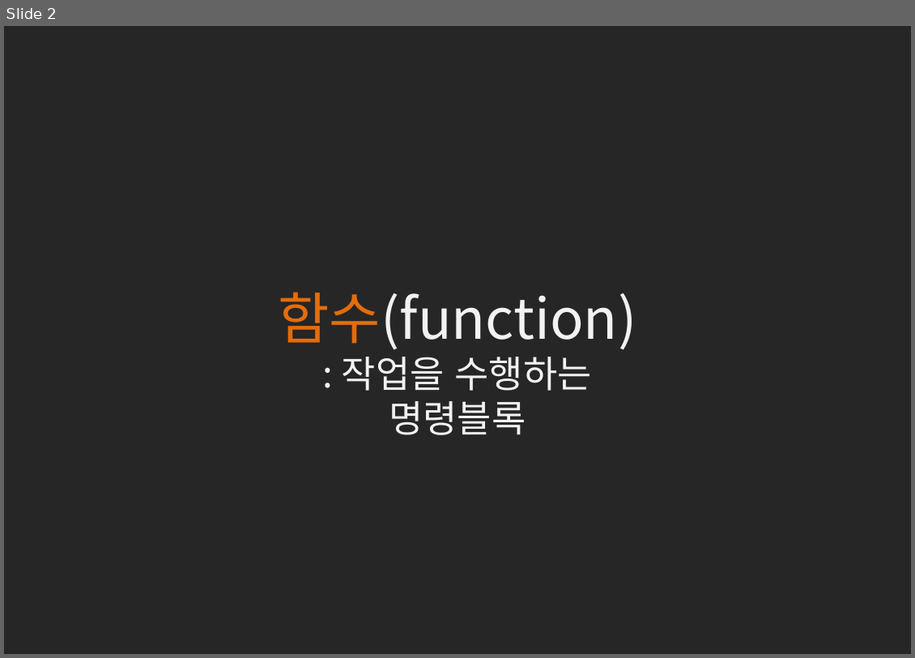
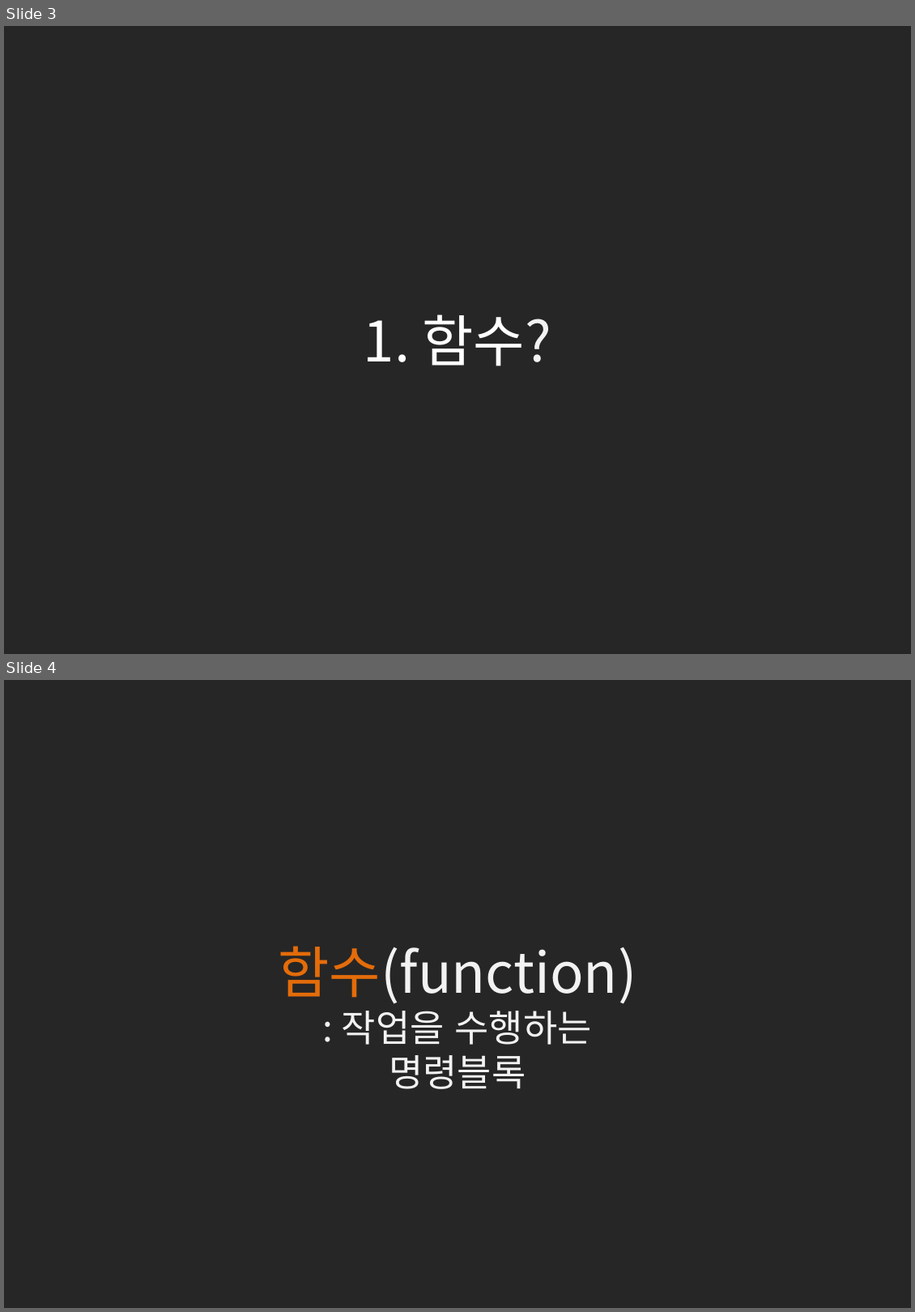
Before and after one commit to kwonkijun/python, a slide deck: 파이썬기초(PPT)/파이썬 기초 9강_함수.pptx. Shown one above the other, each under a label of ours: slide 2 before the commit, slides 3 and 4 after it. The pictures are 915x658 and 915x1312 pixels, drawn with LibreOffice and Linux fonts; fonts in the diff are those of the drawing. Boxes give left, top, right and bottom in pixels: in the first picture for what was removed or moved away, otherwise in the second. Text is boxed around its words. In the diff, an @@ line names an element or a change of style, - is before the commit and + after.

```diff
--- a/파이썬기초(PPT)/파이썬 기초 9강_함수.pptx
+++ b/파이썬기초(PPT)/파이썬 기초 9강_함수.pptx
@@ slide 3 added at box(4, 26, 911, 654), background #262626 @@
@@ text added at box(364, 314, 552, 366), 48 pt, text #FFFFFF @@
+1. 함수?
@@ what was slide 2 is now slide 4 @@
```
Also in this commit, not shown: 2 other slides added, 1 slide removed, 39 other files.
